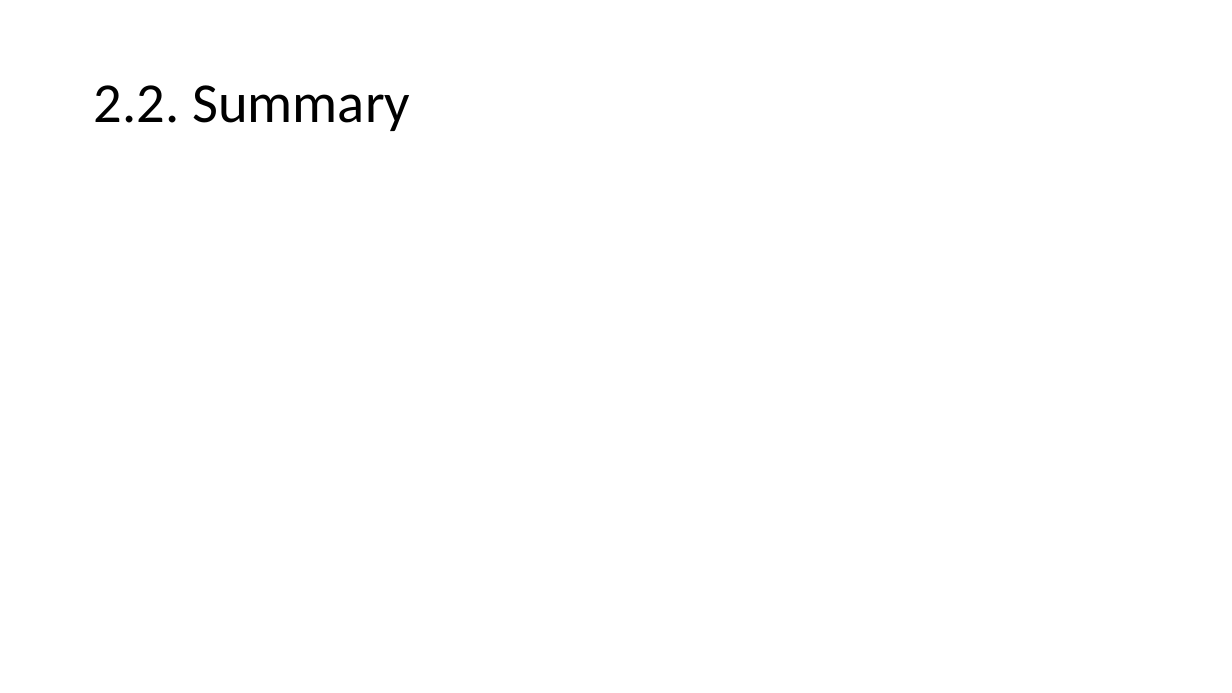
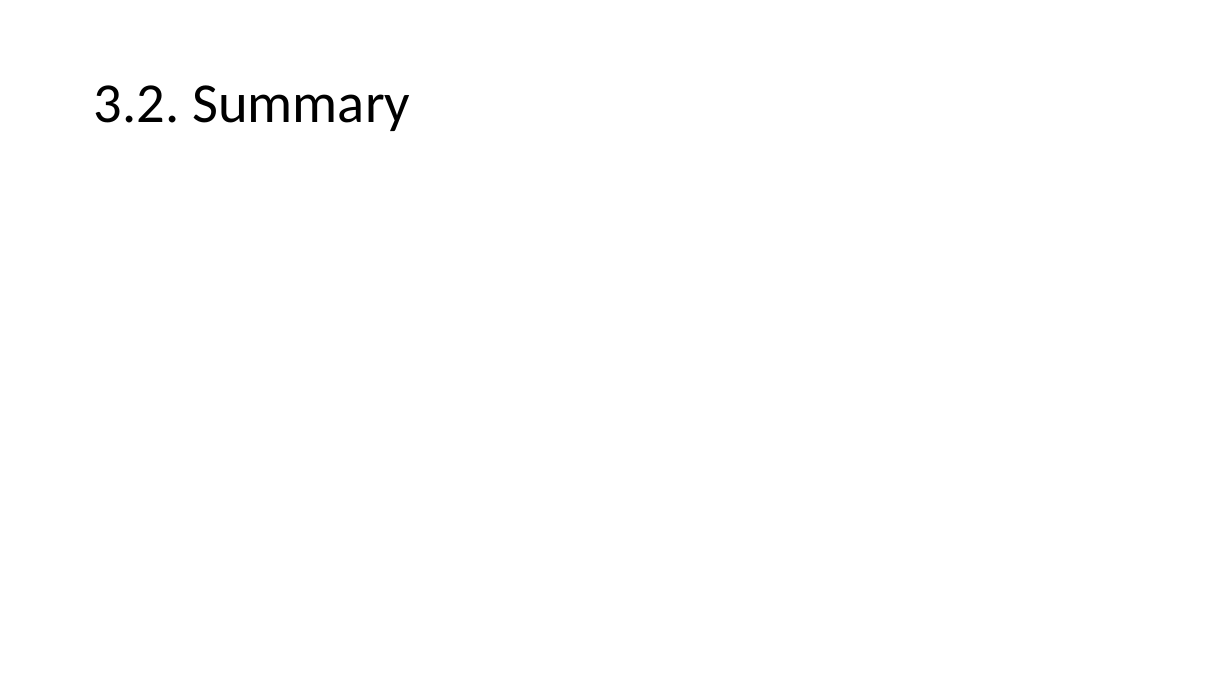
Before and after one commit to vutuanhai237/CourseMaterialsUIT, a slide deck: slide 22 of SExxx-Programming for quantum computer/Slide/x. Quantum Gradient.pptx (slide 12 before the commit). Drawn at 1232x693 pixels with LibreOffice and Linux fonts; fonts in the diff are those of the drawing; grey boxes stand for pictures. Boxes give left, top, right and bottom in pixels: in the first picture for what was removed or moved away, otherwise in the second. Text is boxed around its words. In the diff, an @@ line names an element or a change of style, - is before the commit and + after.

```diff
--- a/SExxx-Programming for quantum computer/Slide/x. Quantum Gradient.pptx
+++ b/SExxx-Programming for quantum computer/Slide/x. Quantum Gradient.pptx
@@ title at <box>94,85,410,131</box>: text changed @@
-2.2. Summary
+3.2. Summary
```
Also in this commit, not shown: 14 other slides changed, 35 slides added, 20 other files.
